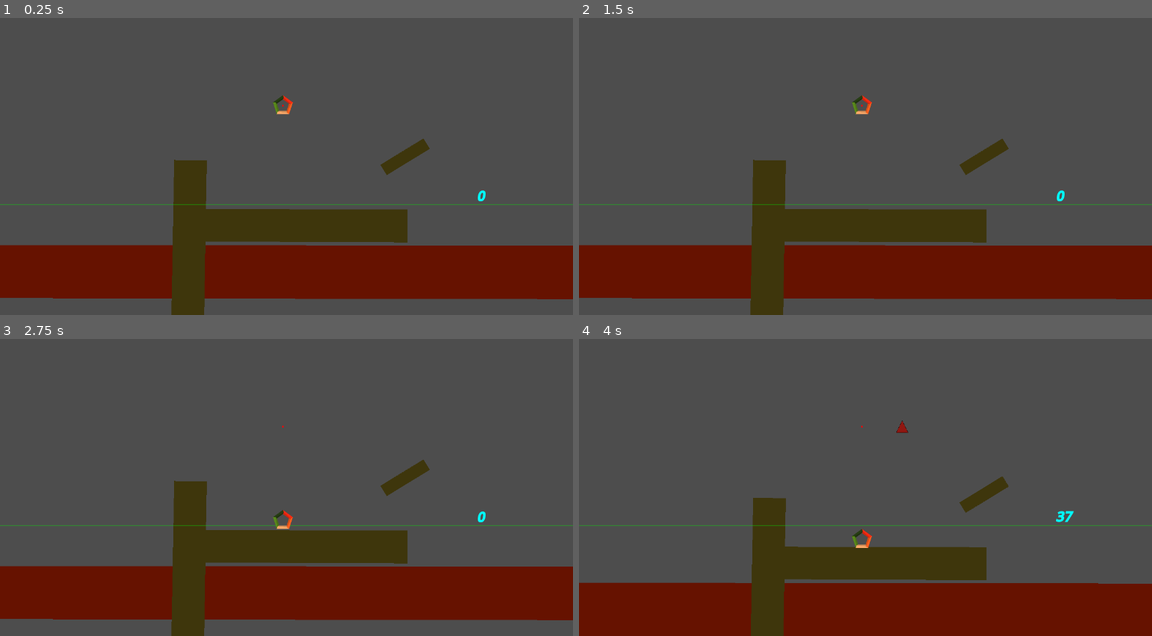
Above: before the commit, frames 1-4 (two rows, left to right).
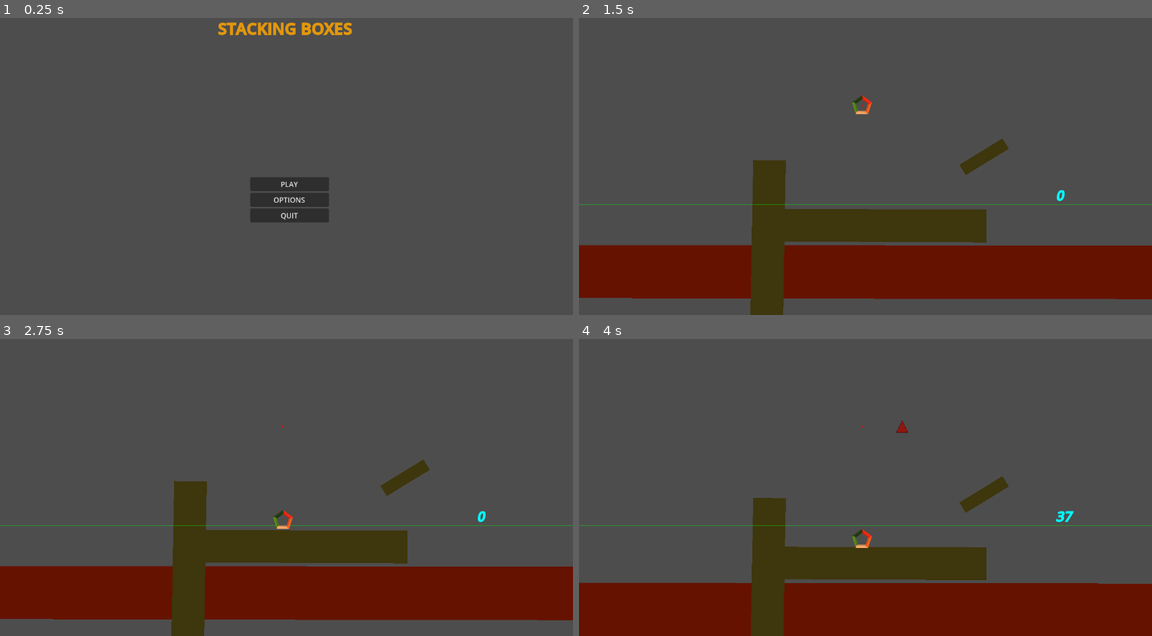
Above: after the commit, the same moments.

Repository: CodyI20/stacking-boxes
Game: Godot game, scene res://Scenes/main_menu.tscn
Same seed, same stepped clock (60 frames per second), same inputs: the game is played once before the commit and once after it. Before the commit the project starts from res://Scenes/game.tscn. The engine's default icon, where the game draws it, is replaced by a stand-in: a white triangle on a blue panel in a dark square.
Inputs (mouse positions are in pixels of both pictures, inside the frame that each line leads up to):
- Up to frame 1 (0.25 s): no input
- Up to frame 2 (1.5 s): click (871, 184) at 0.5 s, where only the run after the commit has a clickable "PLAY"; tap Enter at 1.25 s; drag from (1094, 196) to (876, 270) at 1.27 s
- Up to frame 3 (2.75 s): tap Space (Space) at 2 s; drag from (171, 490) to (297, 591) at 2.02 s
- Up to frame 4 (4 s): tap Enter at 2.75 s; move the mouse to (922, 404) at 2.77 s; hold Right (Right) 2.78-3.5 s; tap Space (Space) at 2.85 s; drag from (836, 537) to (768, 603) at 3.52 s

The runs differ from the first frame. In frame 1, 26% of the frame differs, in the area x 0-100%, y 1-100%; in frame 2, less than 0.1%; in frame 3, less than 0.1%; in frame 4, nothing differs.

Commit message:
Fixes
 - Fixed an issue with the incorrect display of the initial resolution

Diff:
--- a/GDScripts/Data/save_settings.gd
+++ b/GDScripts/Data/save_settings.gd
@@ -3,7 +3,7 @@
 
 # SETTINGS - GRAPHICS
 @export var resolution := Vector2i(1280,720)
-@export var resolution_index := 1
+@export var resolution_index := 2
 @export var window_mode := DisplayServer.WINDOW_MODE_WINDOWED
 @export var window_mode_index := 1
 @export var v_sync := DisplayServer.VSYNC_DISABLED
--- a/GDScripts/options.gd
+++ b/GDScripts/options.gd
@@ -54,7 +54,7 @@
 
 #region VIDEO SETTINGS
 func _on_resolutions_item_selected(index: int) -> void:
-	var res_vector = Vector2i(1920,1080) # Safe guard default resolution
+	var res_vector = Vector2i(1280,720) # Safe guard default resolution
 	match index:
 		0:
 			res_vector = Vector2i(2560,1440)
--- a/Scenes/settings_tab_container.tscn
+++ b/Scenes/settings_tab_container.tscn
@@ -108,7 +108,7 @@
 
 [node name="Resolutions" type="OptionButton" parent="TabContainer/Graphics/MarginContainer/VBoxContainer"]
 layout_mode = 2
-selected = 1
+selected = 2
 item_count = 4
 popup/item_0/text = "2560x1440"
 popup/item_1/text = "1920x1080"
@@ -131,7 +131,7 @@
 popup/item_0/text = "Fullscreen"
 popup/item_1/text = "Windowed"
 popup/item_1/id = 1
-popup/item_2/text = "BorderlessWindowed"
+popup/item_2/text = "Borderless Windowed"
 popup/item_2/id = 2
 
 [node name="V-SYNCText" type="RichTextLabel" parent="TabContainer/Graphics/MarginContainer/VBoxContainer"]
--- a/project.godot
+++ b/project.godot
@@ -12,7 +12,7 @@
 
 config/name="StackingBoxes"
 config/version="1.0.0"
-run/main_scene="res://Scenes/game.tscn"
+run/main_scene="res://Scenes/main_menu.tscn"
 config/features=PackedStringArray("4.3", "Forward Plus")
 config/icon="res://Art/2D/icon.svg"
 
